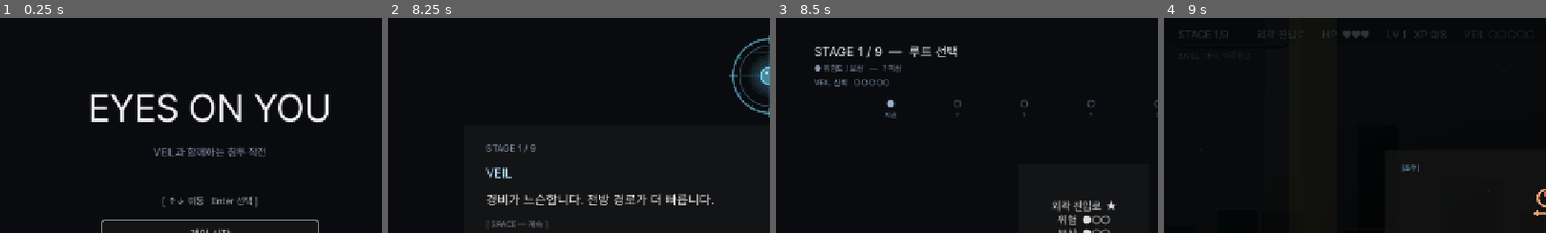
Above: before the commit, frames 1-4 (left to right).
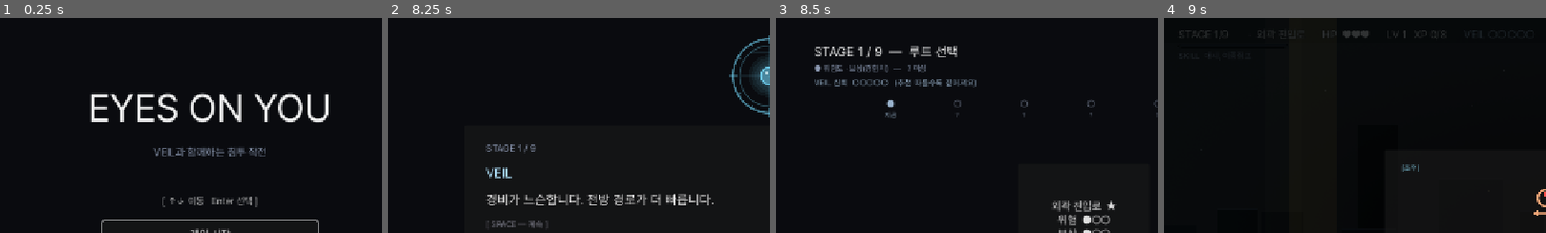
Above: after the commit, the same moments.

Repository: soomin007/EyesOnYou-Full
Game: Godot game, scene res://scenes/main.tscn
Same seed, same stepped clock (60 frames per second), same inputs: the game is played once before the commit and once after it.
Inputs (mouse positions are % of the whole screen's width and height, from its top left):
- Up to frame 1 (0.25 s): no input
- Up to frame 2 (8.25 s): click "게임 시작" at 0.5 s; click "일반 모드" at 1.25 s; click "바로 시작" at 2 s; tap Enter (ui_accept) at 2.75, 3.5 s; move the mouse to (72, 45) at 2.77 s; hold J (attack) 2.78-3.53 s; hold D (move_right) 2.78-4.28 s; click (72, 45) at 2.92 s; tap W (jump) at 3.02, 3.77, 5.27, 6.02, 6.77 s; move the mouse to (30, 55) at 3.52 s; tap K (dash) at 3.6 s; move the mouse to (60, 28) at 4.27 s; hold A (move_left) 4.28-5.03 s; tap Space at 4.35 s; move the mouse to (45, 70) at 5.02 s; hold D (move_right) 5.03-6.53 s; tap Q at 5.1 s; click (45, 70) at 5.17 s; move the mouse to (80, 65) at 5.77 s; tap E at 5.85 s; move the mouse to (20, 35) at 6.52 s; hold A (move_left) 6.53-7.28 s; tap Z at 6.6 s; move the mouse to (55, 50) at 7.27 s; hold D (move_right) 7.28-8.03 s; tap X at 7.35 s; click (55, 50) at 7.42 s; move the mouse to (35, 25) at 8.02 s; hold A (move_left) from 8.03 s (still down); tap C at 8.1 s
- Up to frame 3 (8.5 s): keep holding A (move_left); tap W (jump) at 8.27 s
- Up to frame 4 (9 s): release A (move_left) at 8.75 s; click "외곽 진입로 ★ 위험 ●○○ 보상 ●○○" at 8.75 s
The pictures show only the part of the screen within x 0-50%, y 0-50%; the shares and areas given below are measured in that part.

Frames 1-2 are identical in both runs. In frame 3, 1.0% of the frame differs, in the area x 18-53%, y 21-33%; in frame 4, nothing differs.

Commit message:
feat(ui): 루트 선택 보상·신뢰 의미 설명 (데모 피드백 T1-8)
피드백 "보상 두 칸이 뭔지 모름 / VEIL 신뢰가 무슨 뜻인지 모름" — 의미를 라벨에 병기.
- 부제: "● 위험도 / 보상" → "● 위험도 · 보상(경험치)" (보상=XP 명시).
- 신뢰 게이지: "VEIL 신뢰 ●●○○○" 옆에 "(추천 따를수록 깊어져요)" 병기.
- 검증(창모드): RouteMap 렌더, 레이아웃 정상.
- (남은 소항목: 액티브 스킬 "하나만?" / 블랙아웃 보상 — 별도 위치 안내, 차후.)

Co-Authored-By: Claude Opus 4.8 (1M context) <noreply@anthropic.com>
Claude-Session: https://claude.ai/code/session_01NxYMmJ9qNBBZzv2pU3cHN8

Diff:
--- a/scripts/RouteMap.gd
+++ b/scripts/RouteMap.gd
@@ -34,7 +34,7 @@
 	# (이 시점 불변식: route_history.size() == current_stage)
 	GameState.save_run()
 	stage_label.text = "STAGE %d / %d  —  루트 선택" % [GameState.current_stage + 1, GameState.effective_total_stages()]
-	subtitle_label.text = "● 위험도 / 보상   —   ? 미상"
+	subtitle_label.text = "● 위험도 · 보상(경험치)   —   ? 미상"
 	pool = RouteData.get_route_pool_for_stage(GameState.current_stage, GameState.route_history)
 	var rec: Dictionary = RouteData.choose_veil_recommendation_with_reason(pool)
 	recommended_id = str(rec.get("id", ""))
@@ -157,7 +157,8 @@
 		return
 	var gauge := Label.new()
 	gauge.name = "TrustGauge"
-	gauge.text = "VEIL 신뢰   " + GameState.veil_trust_gauge_dots()
+	# 신뢰가 무슨 뜻인지 모른다는 피드백 — 게이지 옆에 의미 한 줄 병기(추천 수용으로 깊어지는 관계).
+	gauge.text = "VEIL 신뢰  " + GameState.veil_trust_gauge_dots() + "   (추천 따를수록 깊어져요)"
 	gauge.add_theme_font_size_override("font_size", 14)
 	gauge.add_theme_color_override("font_color", GameState.veil_tone_color())
 	header.add_child(gauge)
